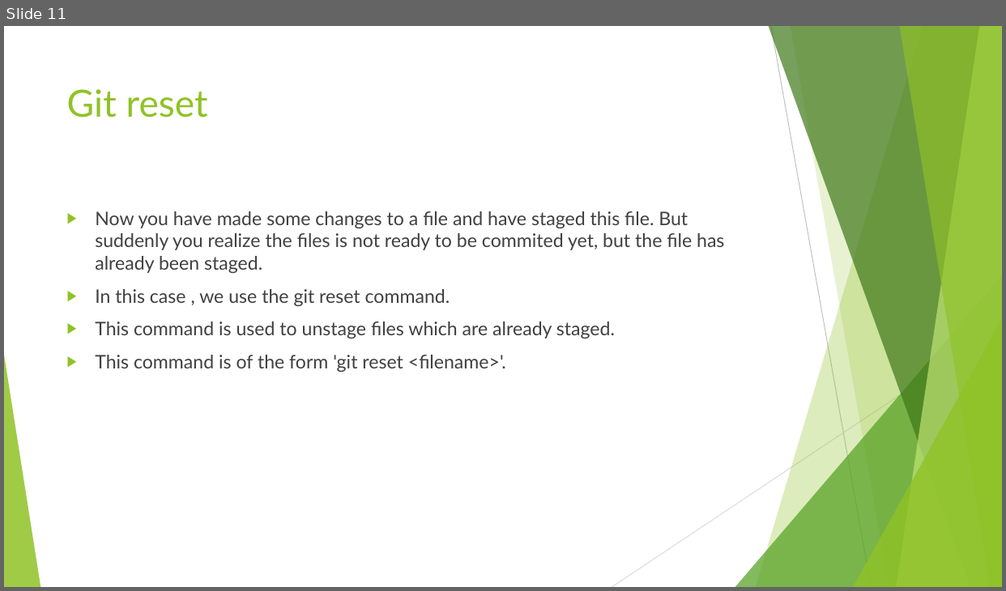
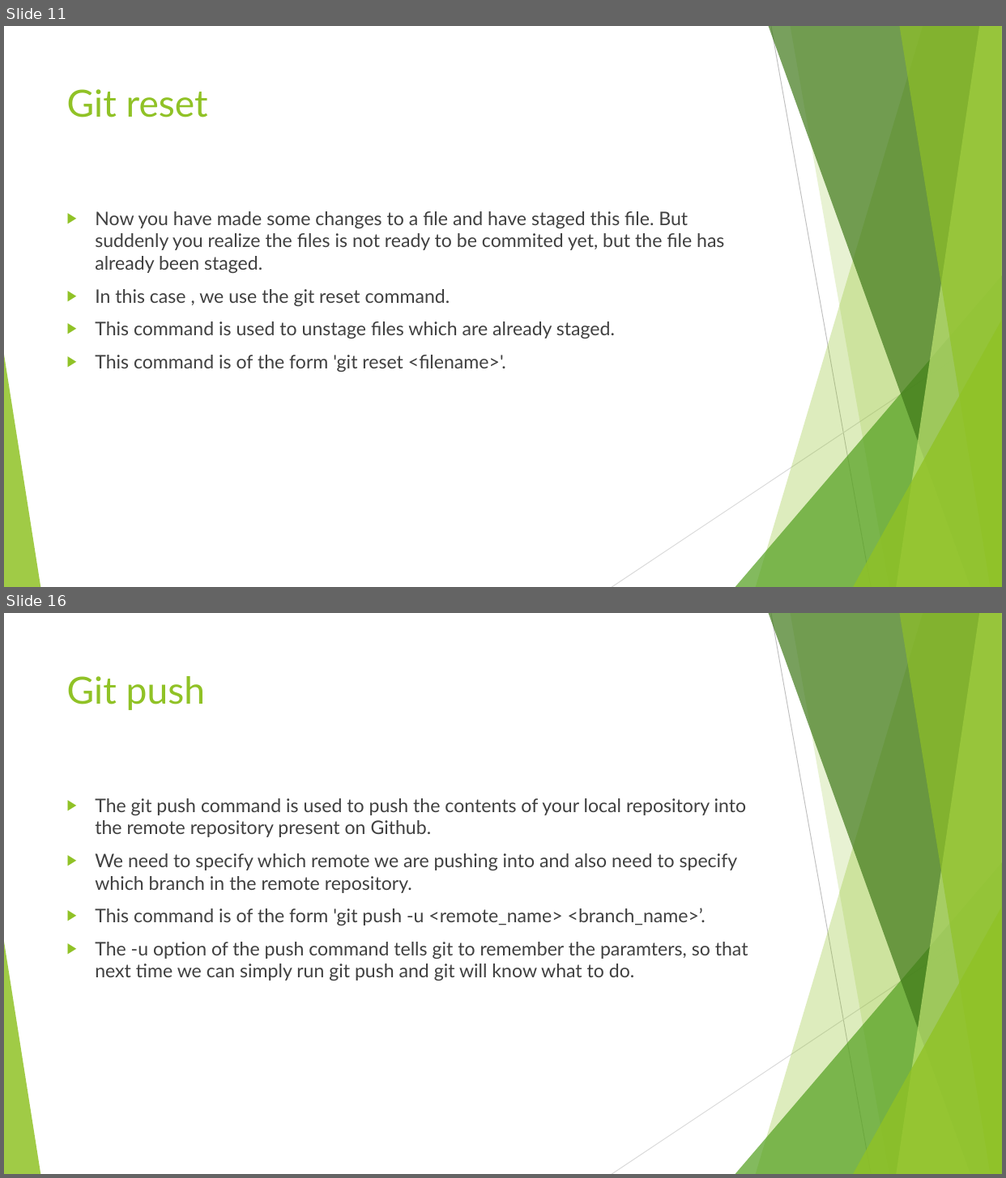
Before and after one commit to Gautam0401/My-Repo, a slide deck: GIT.pptx. Shown one above the other, each under a label of ours: slide 11 before the commit, slides 11 and 16 after it; the slides between them are not shown. The pictures are 1006x591 and 1006x1178 pixels, drawn with LibreOffice and Linux fonts; fonts in the diff are those of the drawing. Boxes give left, top, right and bottom in pixels: in the first picture for what was removed or moved away, otherwise in the second. Text is boxed around its words. In the diff, an @@ line names an element or a change of style, - is before the commit and + after.

```diff
--- a/GIT.pptx
+++ b/GIT.pptx
@@ slide 16 added at bbox=[4, 613, 1002, 1174], background #FFFFFF; not listed: 10 template elements that a slide beside it also shows @@
@@ title added at bbox=[67, 676, 205, 710], 36 pt, text #90C226 @@
+Git push
@@ text added at bbox=[95, 798, 748, 981], 18 pt, text #404040 @@
+▶ The git push command is used to push the contents of your local repository into the remote repository present on Github.
+▶ We need to specify which remote we are pushing into and also need to specify which branch in the remote repository.
+▶ This command is of the form 'git push -u <remote_name> <branch_name>’.
+▶ The -u option of the push command tells git to remember the paramters, so that next time we can simply run git push and git will know what to do.
```
Also in this commit, not shown: 9 other slides added.
